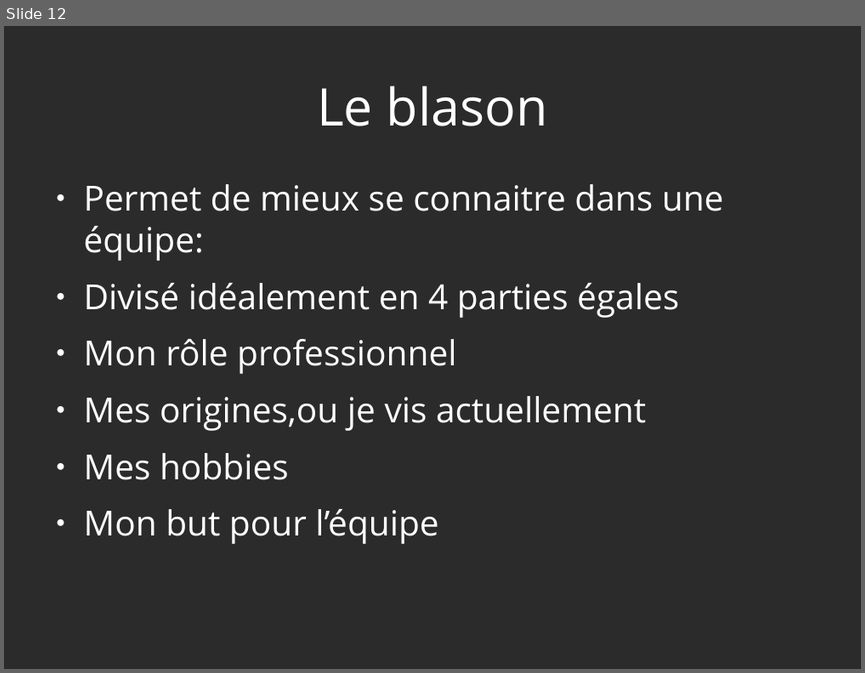
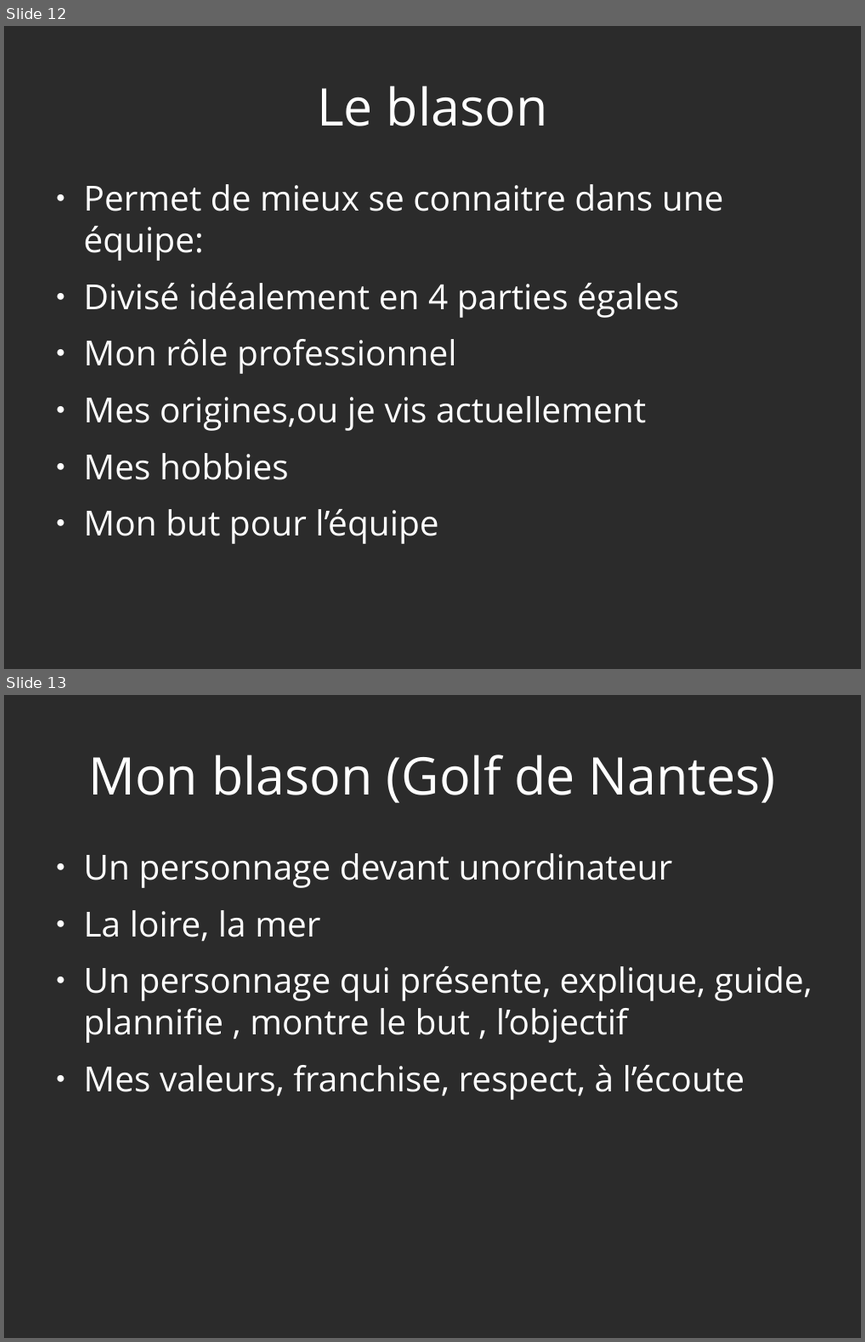
Before and after one commit to heylve/current, a slide deck: admin_perso/germe_formation.odp. Shown one above the other, each under a label of ours: slide 12 before the commit, slides 12 and 13 after it. The pictures are 865x673 and 865x1342 pixels, drawn with LibreOffice and Linux fonts; fonts in the diff are those of the drawing; background and template pictures are left out; a plain dark background stands for a picture behind light text. Boxes give left, top, right and bottom in pixels: in the first picture for what was removed or moved away, otherwise in the second. Text is boxed around its words. In the diff, an @@ line names an element or a change of style, - is before the commit and + after.

```diff
--- a/admin_perso/germe_formation.odp
+++ b/admin_perso/germe_formation.odp
@@ slide 13 added at [4, 695, 861, 1338], background picture (left out) @@
@@ title added at [88, 755, 776, 803], 48 pt, text #FFFFFF @@
+Mon blason (Golf de Nantes)
@@ text added at [84, 853, 812, 1100], 32 pt, text #FFFFFF @@
+● Un personnage devant unordinateur
+● La loire, la mer
+● Un personnage qui présente, explique, guide, plannifie , montre le but , l’objectif
+● Mes valeurs, franchise, respect, à l’écoute
```
Also in this commit, not shown: 1 slide changed, 4 other slides added, 1 slide removed.
